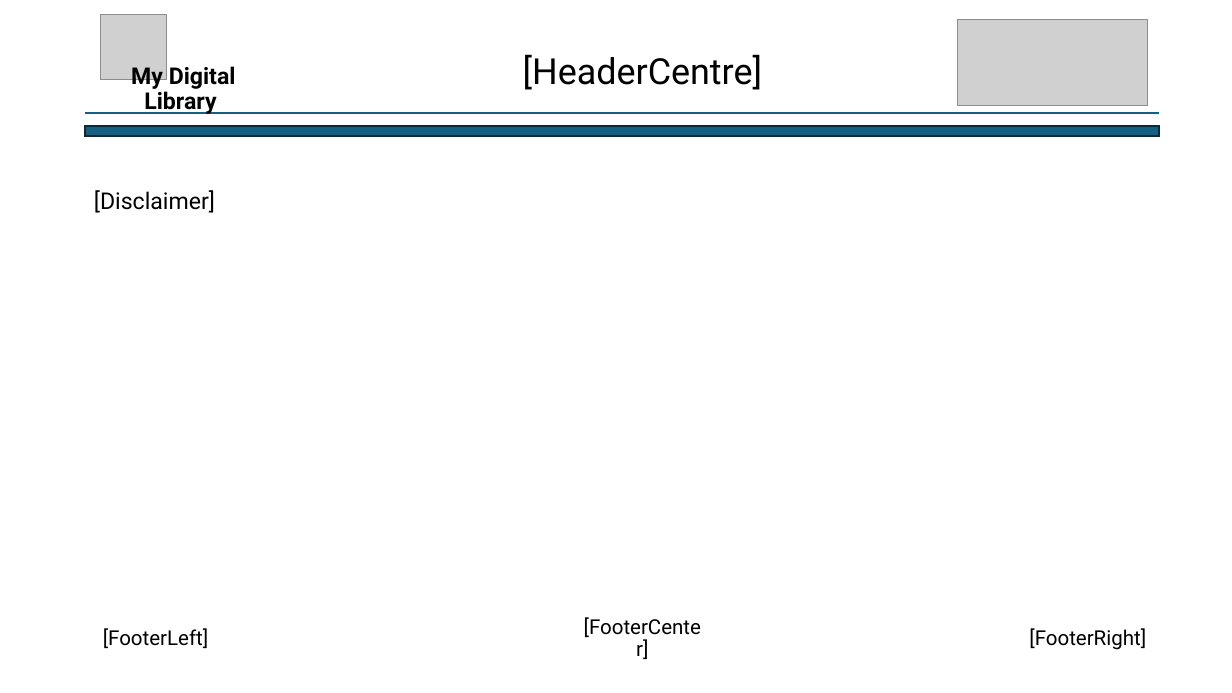
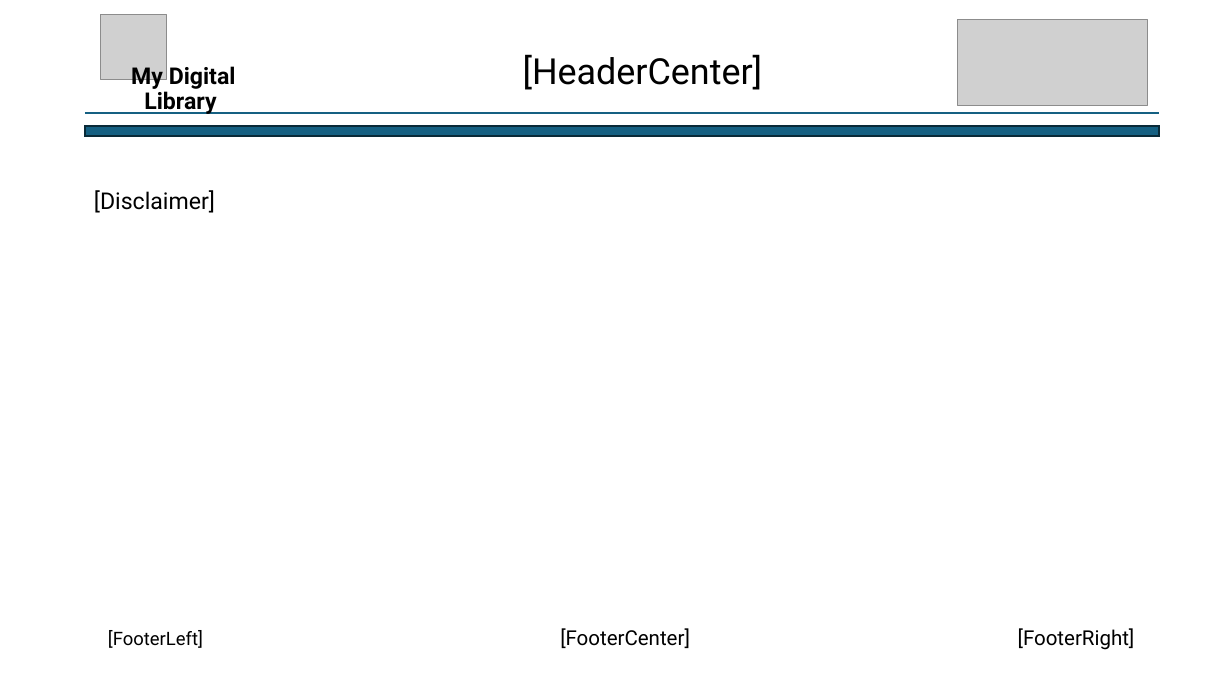
Before and after one commit to akshayvasundhara/doc_repo, a slide deck: slide 2 of ppt1.pptx. Drawn at 1232x693 pixels with LibreOffice and Linux fonts; fonts in the diff are those of the drawing; grey boxes stand for pictures. Boxes give left, top, right and bottom in pixels: in the first picture for what was removed or moved away, otherwise in the second. Text is boxed around its words. In the diff, an @@ line names an element or a change of style, - is before the commit and + after.

```diff
--- a/ppt1.pptx
+++ b/ppt1.pptx
@@ title at [523,54,763,90]: text changed @@
-[HeaderCentre]
+[HeaderCenter]
@@ title "[FooterLeft]" at [108,630,203,648]: size 16 to 14.4 pt @@
@@ title "[FooterCenter]" rewrapped from [572,619,714,658] to [560,628,690,648] @@
@@ title "[FooterRight]": place and size @@
-title "[FooterRight]" at [1029,628,1146,650]
+title "[FooterRight]" at [1018,628,1135,650]
```
